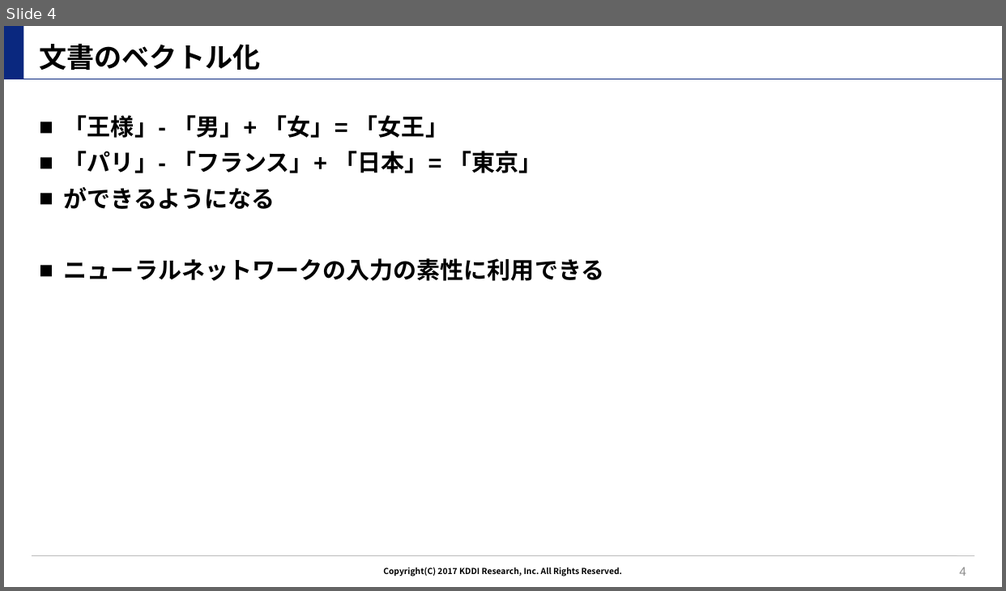
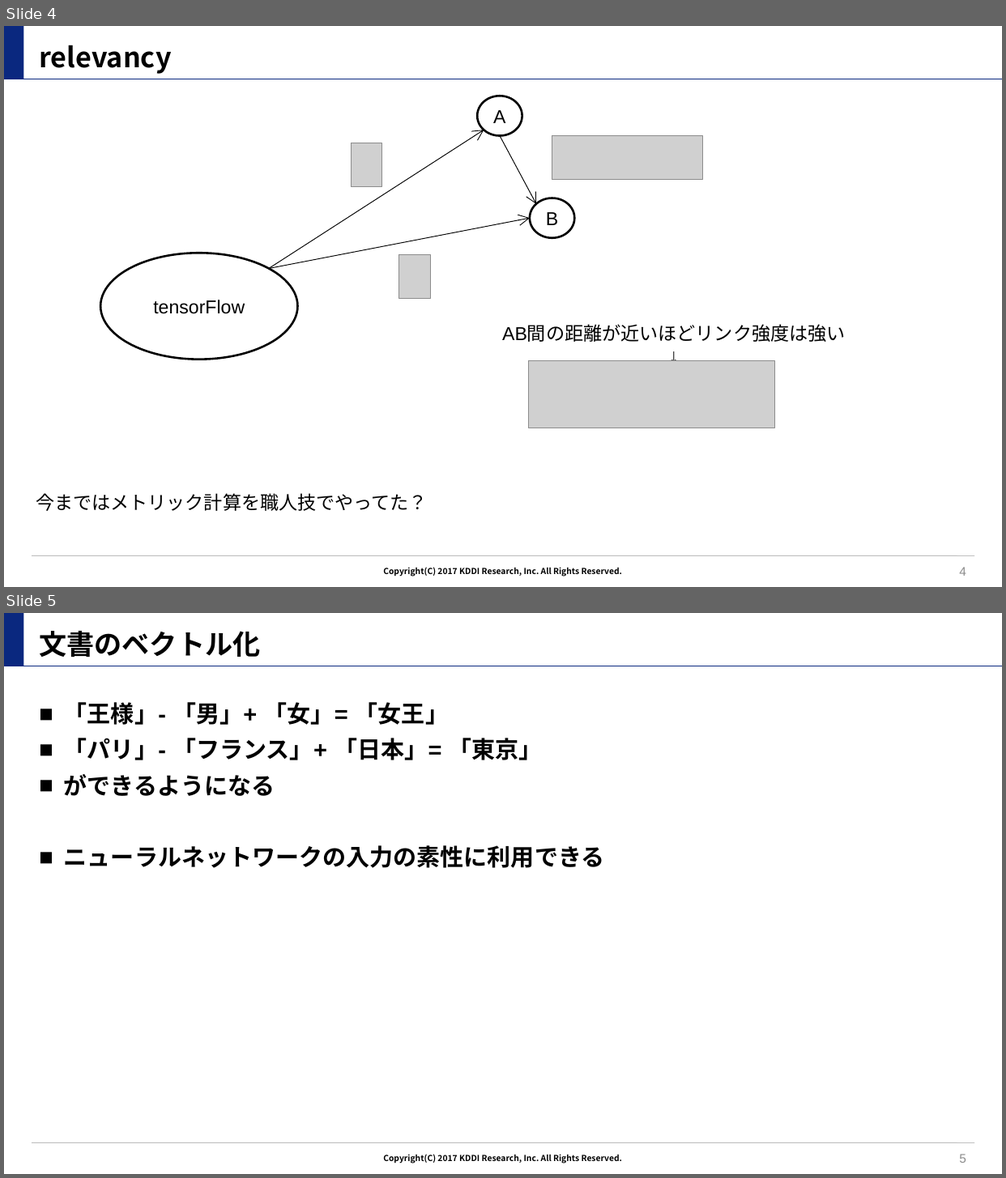
Before and after one commit to tilmitt11191/paper_graph, a slide deck: overview.pptx. Shown one above the other, each under a label of ours: slide 4 before the commit, slides 4 and 5 after it. The pictures are 1006x591 and 1006x1178 pixels, drawn with LibreOffice and Linux fonts; fonts in the diff are those of the drawing; grey boxes stand for pictures; background and template pictures are left out. Boxes give left, top, right and bottom in pixels: in the first picture for what was removed or moved away, otherwise in the second. Text is boxed around its words. In the diff, an @@ line names an element or a change of style, - is before the commit and + after.

```diff
--- a/overview.pptx
+++ b/overview.pptx
@@ slide 4 added at [4, 26, 1002, 587], background #FFFFFF; not listed: 4 template elements that a slide beside it also shows @@
@@ title added at [39, 45, 171, 74], 26.7 pt, text #000000, bold @@
+relevancy
@@ ellipse added at [477, 96, 522, 135], fill #FFFFFF, outline #000000 2 pt, 18 pt, text #000000 @@
+A
@@ arrow added from (269, 268) to (484, 130), #000000 0.75 pt @@
@@ picture added at [351, 143, 381, 187] @@
@@ arrow added from (500, 136) to (536, 204), #000000 0.75 pt @@
@@ picture added at [552, 136, 702, 180] @@
@@ arrow added from (269, 268) to (530, 219), #000000 0.75 pt @@
@@ ellipse added at [530, 199, 574, 238], fill #FFFFFF, outline #000000 2 pt, 18 pt, text #000000 @@
+B
@@ ellipse added at [100, 253, 297, 359], fill #FFFFFF, outline #000000 2 pt, 18 pt, text #000000 @@
+tensorFlow
@@ picture added at [399, 255, 430, 299] @@
@@ text added at [502, 325, 846, 342], 18 pt, text #000000 @@
+AB間の距離が近いほどリンク強度は強い
+↓
@@ picture added at [529, 361, 775, 429] @@
@@ text added at [36, 493, 428, 511], 18 pt, text #000000 @@
+今まではメトリック計算を職人技でやってた？
@@ page number added at [959, 567, 966, 576], 12 pt, text #8C8C8C @@
+4
@@ what was slide 4 is now slide 5 @@
@@ page number at [959, 1154, 966, 1163]: text changed @@
-4
+5
```
Also in this commit, not shown: 1 slide changed, 8 other slides added, 1 slide removed.
